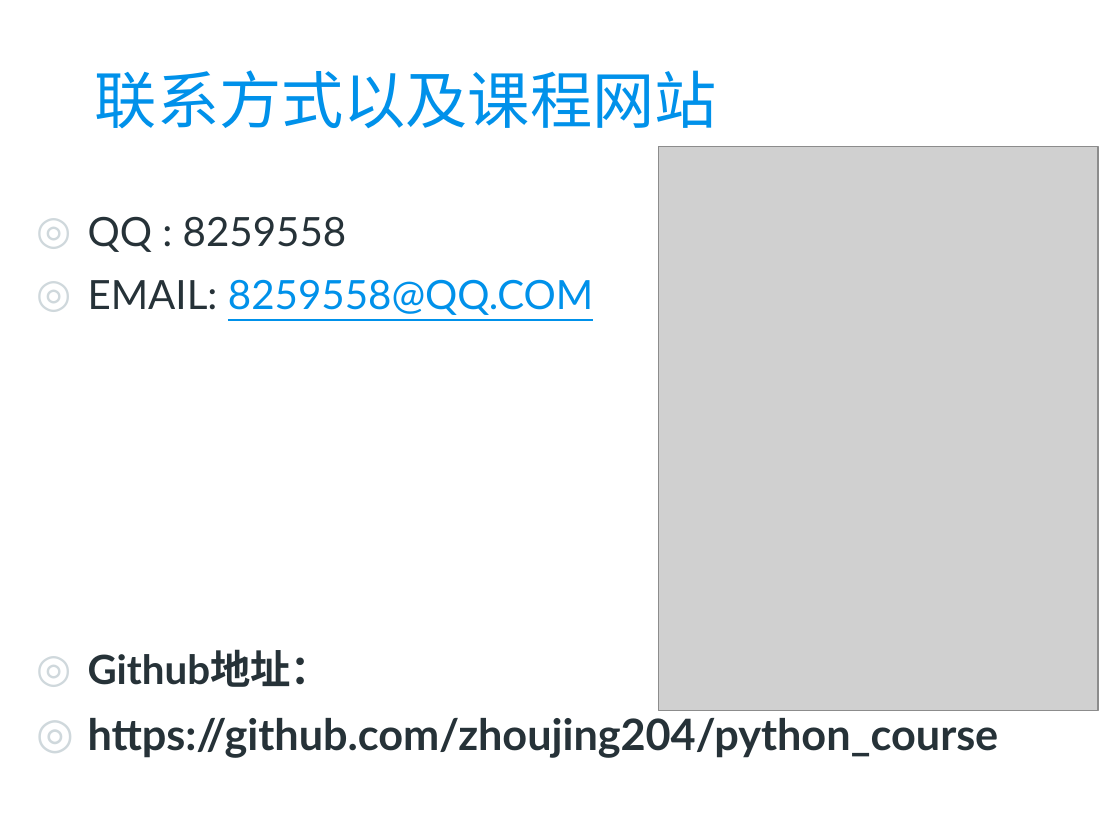
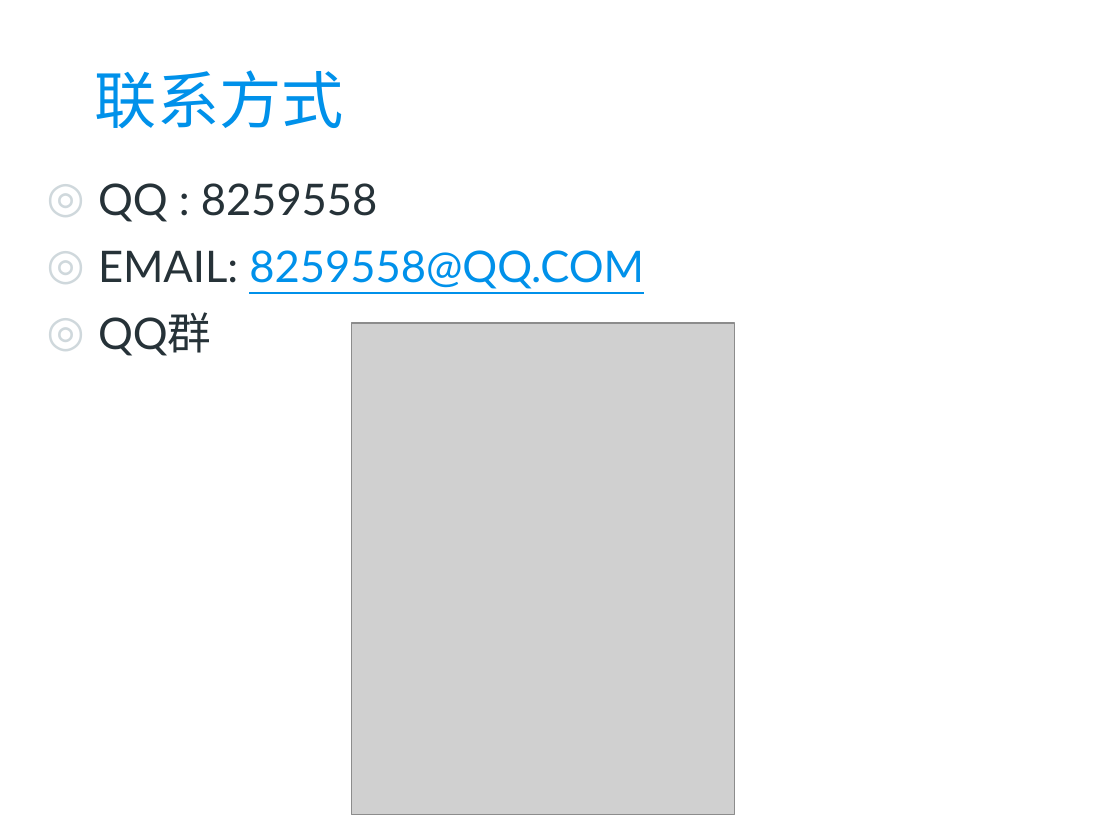
Before and after one commit to zhoujing204/python_course, a slide deck: slide 2 of Presentations/01 Python编程概述.pptx. Drawn at 1120x840 pixels with LibreOffice and Linux fonts; fonts in the diff are those of the drawing; grey boxes stand for pictures; background and template pictures are left out. Boxes give left, top, right and bottom in pixels: in the first picture for what was removed or moved away, otherwise in the second. Text is boxed around its words. In the diff, an @@ line names an element or a change of style, - is before the commit and + after.

```diff
--- a/Presentations/01 Python编程概述.pptx
+++ b/Presentations/01 Python编程概述.pptx
@@ title at (x1=95, y1=70, x2=344, y2=128): text changed @@
-联系方式以及课程网站
+联系方式
@@ picture removed at (x1=659, y1=147, x2=1098, y2=710) @@
@@ text "QQ : 8259558" moved from (x1=88, y1=216, x2=999, y2=758) to (x1=98, y1=183, x2=644, y2=356) @@
@@ text at (x1=98, y1=183, x2=644, y2=289): size 25.9 to 28 pt @@
@@ text at (x1=98, y1=312, x2=211, y2=356): text changed; size 27.8 to 28 pt; bold off @@
-◎ Github地址：
-◎ https://github.com/zhoujing204/python_course
+◎ QQ群
@@ picture added at (x1=352, y1=323, x2=735, y2=814) @@
```
Also in this commit, not shown: 11 other slides changed, 3 slides added, 7 slides removed, 6 other files.
